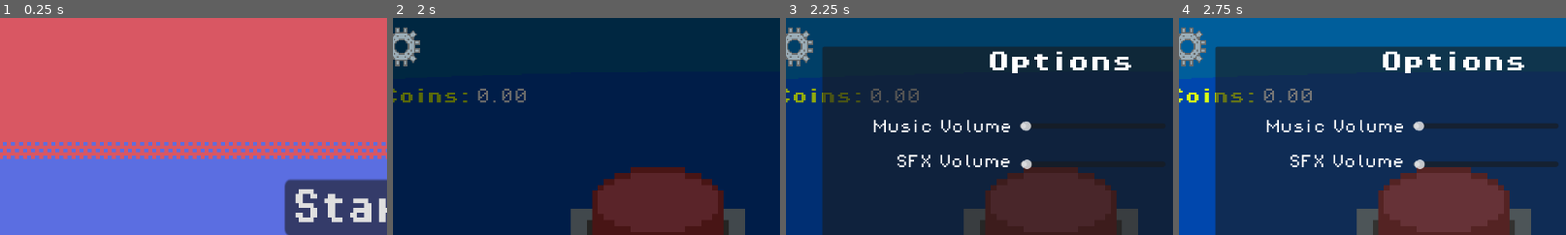
Above: before the commit, frames 1-4 (left to right).
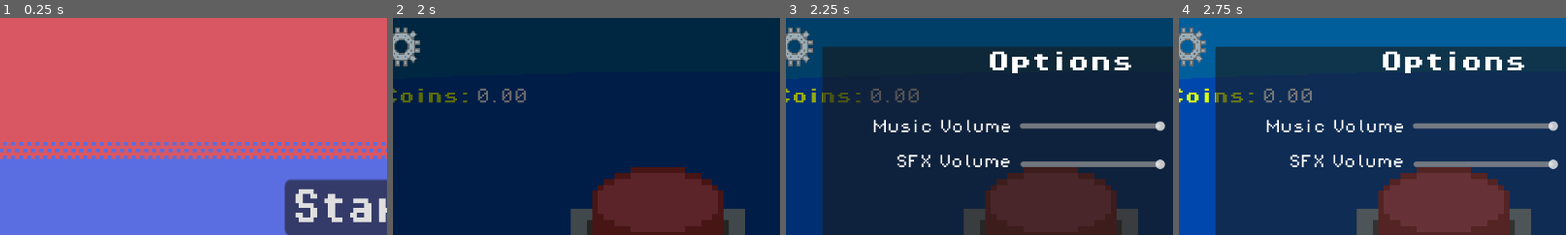
Above: after the commit, the same moments.

Repository: George101-dev/Click
Game: Godot game, scene res://main_menu.tscn
Same seed, same stepped clock (60 frames per second), same inputs: the game is played once before the commit and once after it.
Inputs (mouse positions are % of the whole screen's width and height, from its top left):
- Up to frame 1 (0.25 s): no input
- Up to frame 2 (2 s): click "Start" at 0.5 s; click "Start" at 1.25 s
- Up to frame 3 (2.25 s): click (4, 6) at 2 s
- Up to frame 4 (2.75 s): no input
The pictures show only the part of the screen within x 3-53%, y 0-50%; the shares and areas given below are measured in that part.

Frames 1-2 are identical in both runs. In frame 3, 2.1% of the frame differs, in the area x 60-98%, y 47-70%; in frame 4, 2.1%.

Commit message:
VolumeFix

Diff:
--- a/optionsMenu.tscn
+++ b/optionsMenu.tscn
@@ -58,7 +58,6 @@
 offset_top = 110.0
 offset_right = 497.0
 offset_bottom = 126.0
-value = 50.0
 ticks_on_borders = true
 bus_name = "Music"
 
@@ -68,7 +67,6 @@
 offset_top = 167.0
 offset_right = 497.0
 offset_bottom = 183.0
-value = 50.0
 bus_name = "SFX"
 
 [connection signal="pressed" from="Button" to="." method="_on_button_pressed"]
--- a/sfx_volume.tscn
+++ b/sfx_volume.tscn
@@ -5,4 +5,8 @@
 [node name="Volume_Slider" type="HSlider"]
 offset_right = 158.0
 offset_bottom = 16.0
+max_value = 1.0
+step = 0.001
+value = 0.5
 script = ExtResource("1_tjeaw")
+bus_name = "SFX"
--- a/volume_slider.tscn
+++ b/volume_slider.tscn
@@ -5,4 +5,8 @@
 [node name="Volume_Slider" type="HSlider"]
 offset_right = 158.0
 offset_bottom = 16.0
+max_value = 1.0
+step = 0.001
+value = 0.5
 script = ExtResource("1_e8uio")
+bus_name = "Music"
